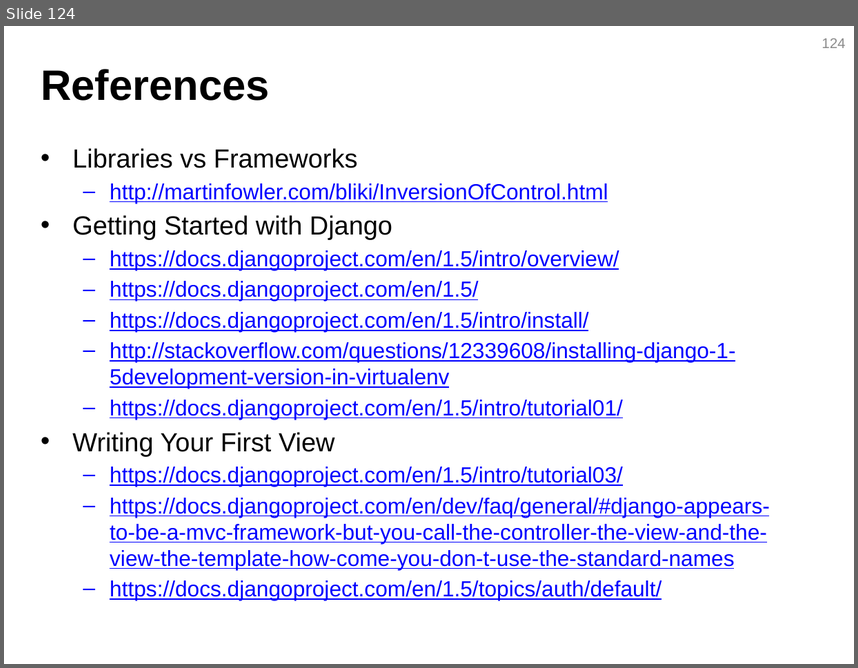
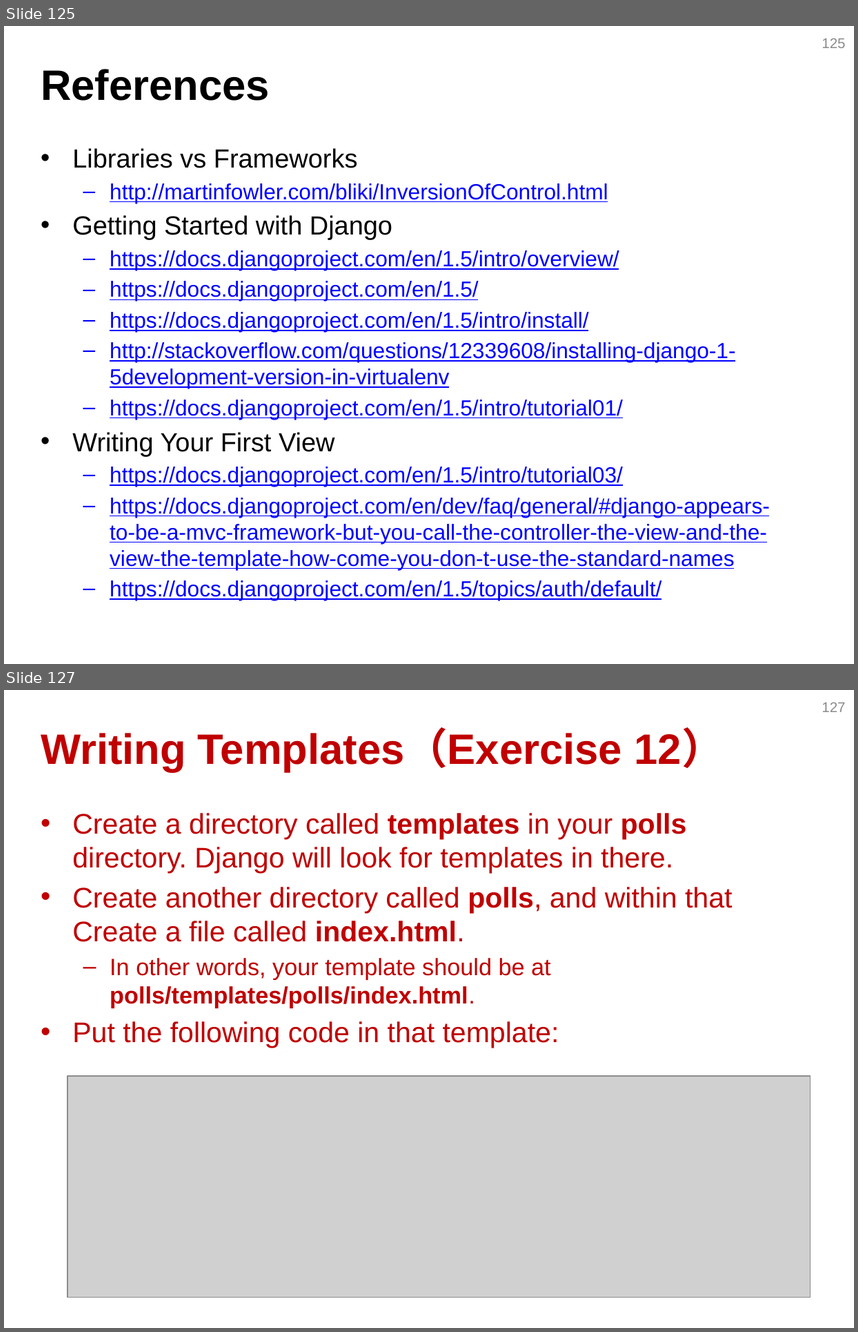
Before and after one commit to JustinSDK/PyConTW2013Tutorial, a slide deck: PyCon Taiwan 2013 Tutorial.pptx. Shown one above the other, each under a label of ours: slide 124 before the commit, slides 125 and 127 after it; the slides between them are not shown. The pictures are 858x668 and 858x1332 pixels, drawn with LibreOffice and Linux fonts; fonts in the diff are those of the drawing; grey boxes stand for pictures. Boxes give left, top, right and bottom in pixels: in the first picture for what was removed or moved away, otherwise in the second. Text is boxed around its words. In the diff, an @@ line names an element or a change of style, - is before the commit and + after.

```diff
--- a/PyCon Taiwan 2013 Tutorial.pptx
+++ b/PyCon Taiwan 2013 Tutorial.pptx
@@ slide 127 added at [4,690,854,1328], background #FFFFFF @@
@@ page number added at [822,702,845,712], 12 pt, text #8C8C8C @@
+127
@@ title added at [41,730,724,772], 36 pt, text #C00000, bold @@
+Writing Templates（Exercise 12）
@@ text added at [72,813,732,1048], 24 pt, text #C00000 @@
+• Create a directory called templates in your polls directory. Django will look for templates in there.
+• Create another directory called polls, and within that Create a file called index.html.
+  – In other words, your template should be at polls/templates/polls/index.html.
+• Put the following code in that template:
@@ picture added at [67,1076,811,1297] @@
@@ what was slide 124 is now slide 125 @@
@@ page number at [822,38,845,48]: text changed @@
-124
+125
```
Also in this commit, not shown: 5 slides changed, 38 other slides added, 1 slide removed, 46 other files.
